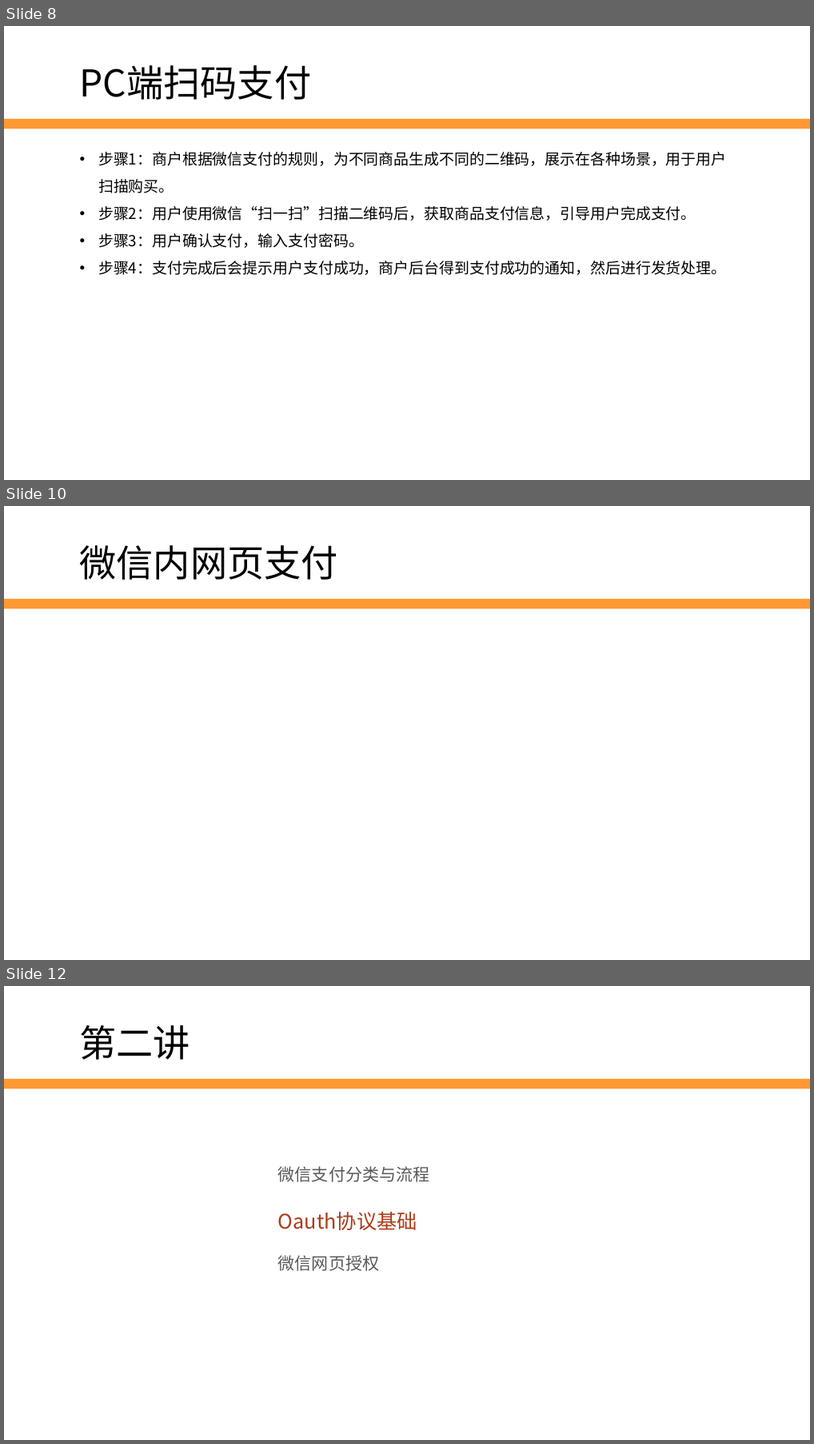
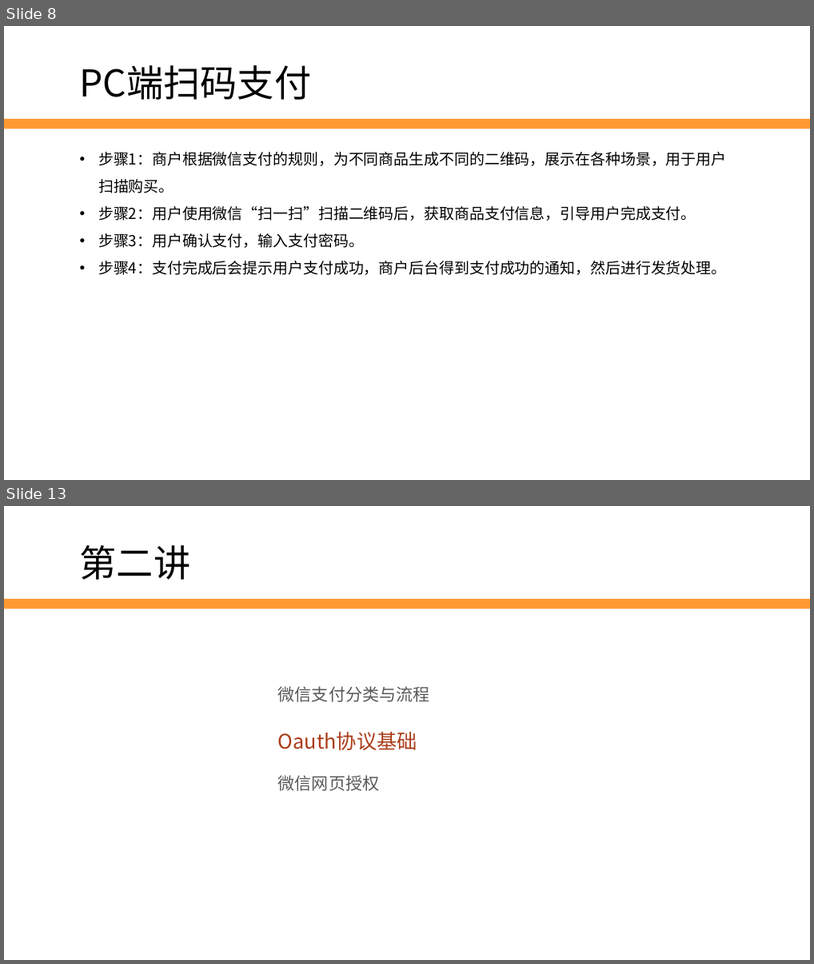
Before and after one commit to edu2act/2017-2018_1st_Wechat_Web_Programming, a slide deck: 课程ppt/第11讲 微信支付与Oauth授权.pptx. Shown one above the other, each under a label of ours: slides 8, 10 and 12 before the commit, slides 8 and 13 after it; the slides between them are not shown. The pictures are 814x1444 and 814x964 pixels, drawn with LibreOffice and Linux fonts; fonts in the diff are those of the drawing; background and template pictures are left out. Boxes give left, top, right and bottom in pixels: in the first picture for what was removed or moved away, otherwise in the second. Text is boxed around its words. In the diff, an @@ line names an element or a change of style, - is before the commit and + after.

```diff
--- a/课程ppt/第11讲 微信支付与Oauth授权.pptx
+++ b/课程ppt/第11讲 微信支付与Oauth授权.pptx
@@ slide 10 removed at box(4, 506, 810, 960), background #FFFFFF; not listed: 1 template element that a slide beside it also shows @@
@@ text removed at box(80, 545, 338, 580) @@
-微信内网页支付
@@ what was slide 12 is now slide 13 @@
```
Also in this commit, not shown: 6 slides changed, 6 slides added, 1 other slide removed, 5 other files.
